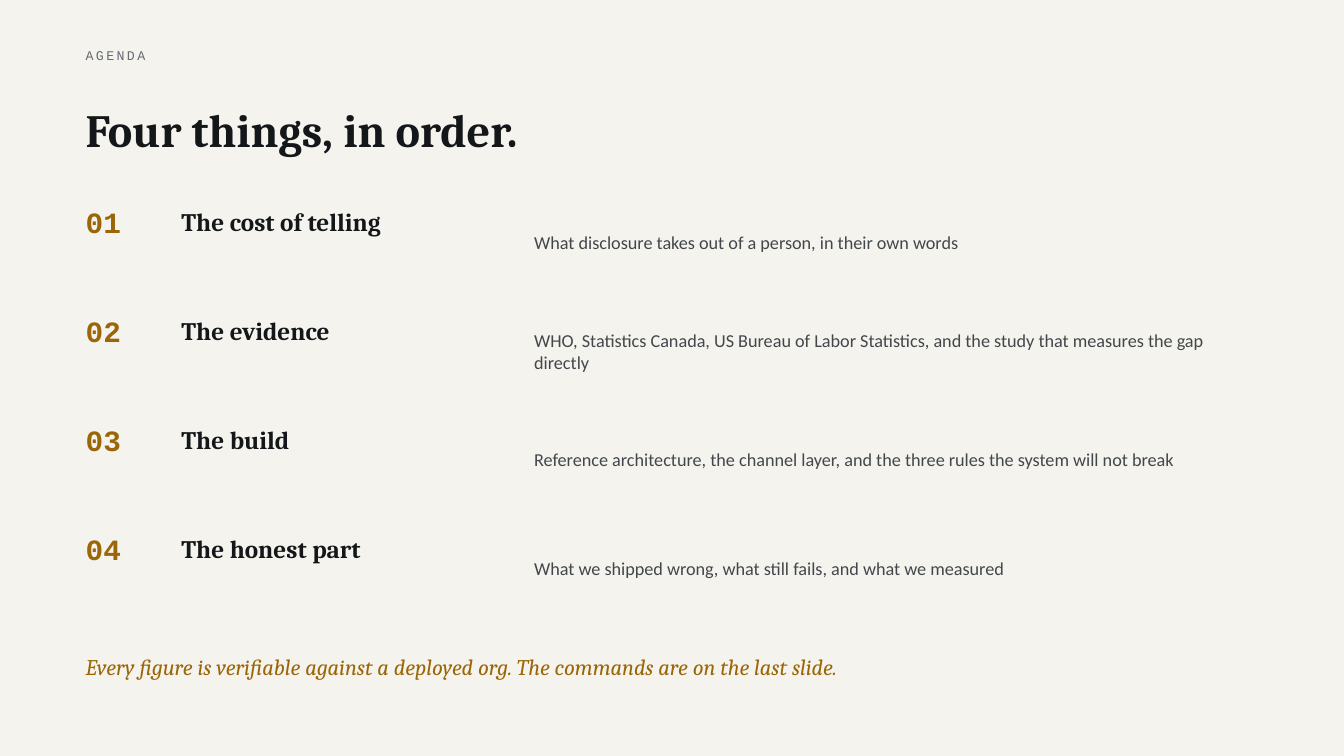
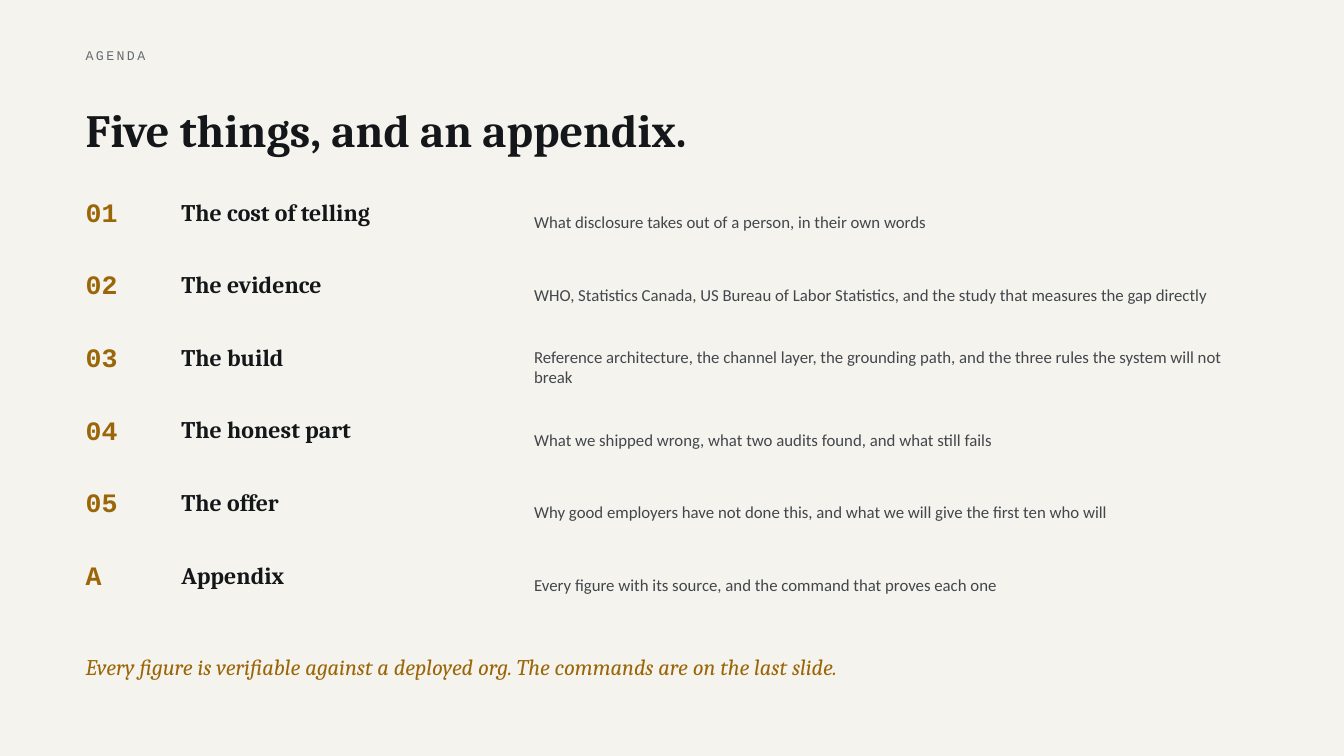
Before and after one commit to parthsevak2/curb-cut, a slide deck: slide 5 of submission/Curb-Cut.pptx. Drawn at 1344x756 pixels with LibreOffice and Linux fonts; fonts in the diff are those of the drawing. Boxes give left, top, right and bottom in pixels: in the first picture for what was removed or moved away, otherwise in the second. Text is boxed around its words. In the diff, an @@ line names an element or a change of style, - is before the commit and + after.

```diff
--- a/submission/Curb-Cut.pptx
+++ b/submission/Curb-Cut.pptx
@@ text at bbox=[86, 115, 686, 157]: text changed @@
-Four things, in order.
+Five things, and an appendix.
@@ text "01": place and size @@
-text "01" at bbox=[86, 213, 121, 234]
+text "01" at bbox=[86, 204, 118, 223]
@@ text "The cost of telling": place and size @@
-text "The cost of telling" at bbox=[181, 213, 381, 237]
+text "The cost of telling" at bbox=[181, 204, 370, 226]
@@ text "What disclosure takes out of ...": place and size @@
-text "What disclosure takes out of ..." at bbox=[534, 236, 958, 252]
+text "What disclosure takes out of ..." at bbox=[534, 216, 926, 231]
@@ text "What disclosure takes out of ..." at bbox=[534, 216, 926, 231]: size 13 to 12 pt @@
@@ text "02": place and size @@
-text "02" at bbox=[86, 322, 121, 343]
+text "02" at bbox=[86, 276, 118, 295]
@@ text "The evidence": place and size @@
-text "The evidence" at bbox=[181, 322, 330, 340]
+text "The evidence" at bbox=[181, 276, 322, 293]
@@ text "WHO, Statistics Canada, US Bureau ..." at bbox=[534, 289, 1207, 304]: size 13 to 12 pt @@
@@ text "WHO, Statistics Canada, US Bureau ...": place and size @@
-text "WHO, Statistics Canada, US Bureau ..." at bbox=[534, 334, 1203, 372]
+text "WHO, Statistics Canada, US Bureau ..." at bbox=[534, 289, 1207, 304]
@@ text "03": place and size @@
-text "03" at bbox=[86, 431, 121, 452]
+text "03" at bbox=[86, 349, 118, 368]
@@ text "The build": place and size @@
-text "The build" at bbox=[181, 431, 290, 449]
+text "The build" at bbox=[181, 349, 283, 366]
@@ text at bbox=[534, 351, 1221, 383]: text changed; size 13 to 12 pt @@
-Reference architecture, the channel layer, and the three rules the system will not break
+Reference architecture, the channel layer, the grounding path, and the three rules the system will not break
@@ size 21 to 19 pt in 4 elements at bbox=[86, 204, 118, 223], bbox=[86, 276, 118, 295], bbox=[86, 349, 118, 368], bbox=[86, 422, 118, 441] @@
@@ text "04": place and size @@
-text "04" at bbox=[86, 540, 121, 561]
+text "04" at bbox=[86, 422, 118, 441]
@@ size 18 to 17 pt in 4 elements at bbox=[181, 204, 370, 226], bbox=[181, 276, 322, 293], bbox=[181, 349, 283, 366], bbox=[181, 421, 351, 443] @@
@@ text "The honest part": place and size @@
-text "The honest part" at bbox=[181, 540, 360, 564]
+text "The honest part" at bbox=[181, 421, 351, 443]
@@ text at bbox=[534, 434, 992, 449]: text changed; size 13 to 12 pt @@
-What we shipped wrong, what still fails, and what we measured
+What we shipped wrong, what two audits found, and what still fails
@@ text added at bbox=[86, 494, 118, 513], 19 pt, text #9A6608, bold @@
+05
@@ text added at bbox=[181, 494, 279, 511], 17 pt, text #14171A, bold @@
+The offer
@@ text added at bbox=[534, 506, 1107, 521], 12 pt, text #42474C @@
+Why good employers have not done this, and what we will give the first ten who will
@@ text added at bbox=[86, 567, 102, 585], 19 pt, text #9A6608, bold @@
+A
@@ text added at bbox=[181, 567, 284, 589], 17 pt, text #14171A, bold @@
+Appendix
@@ text added at bbox=[534, 579, 996, 594], 12 pt, text #42474C @@
+Every figure with its source, and the command that proves each one
```
Also in this commit, not shown: 8 slides added.
